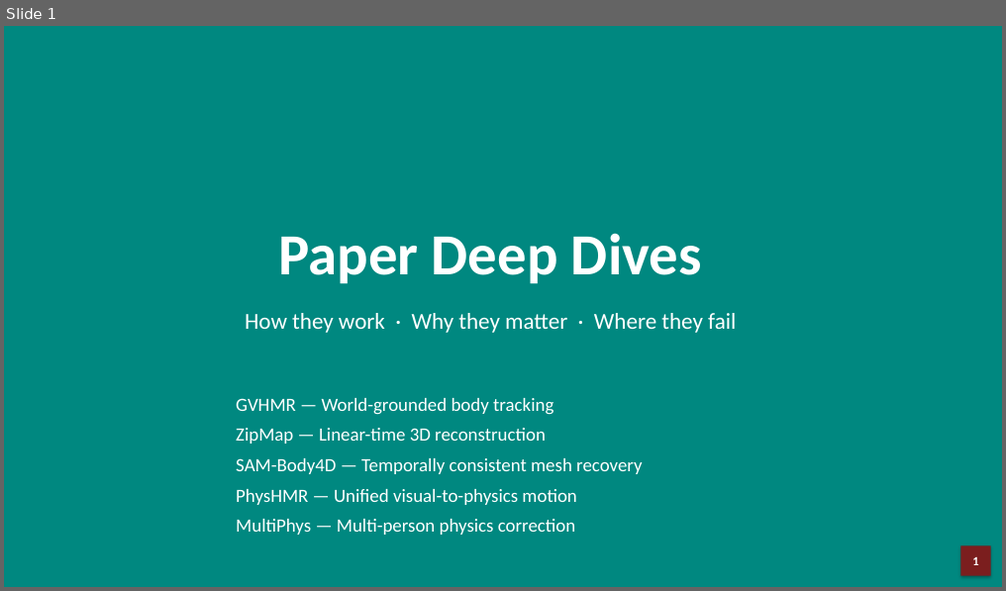
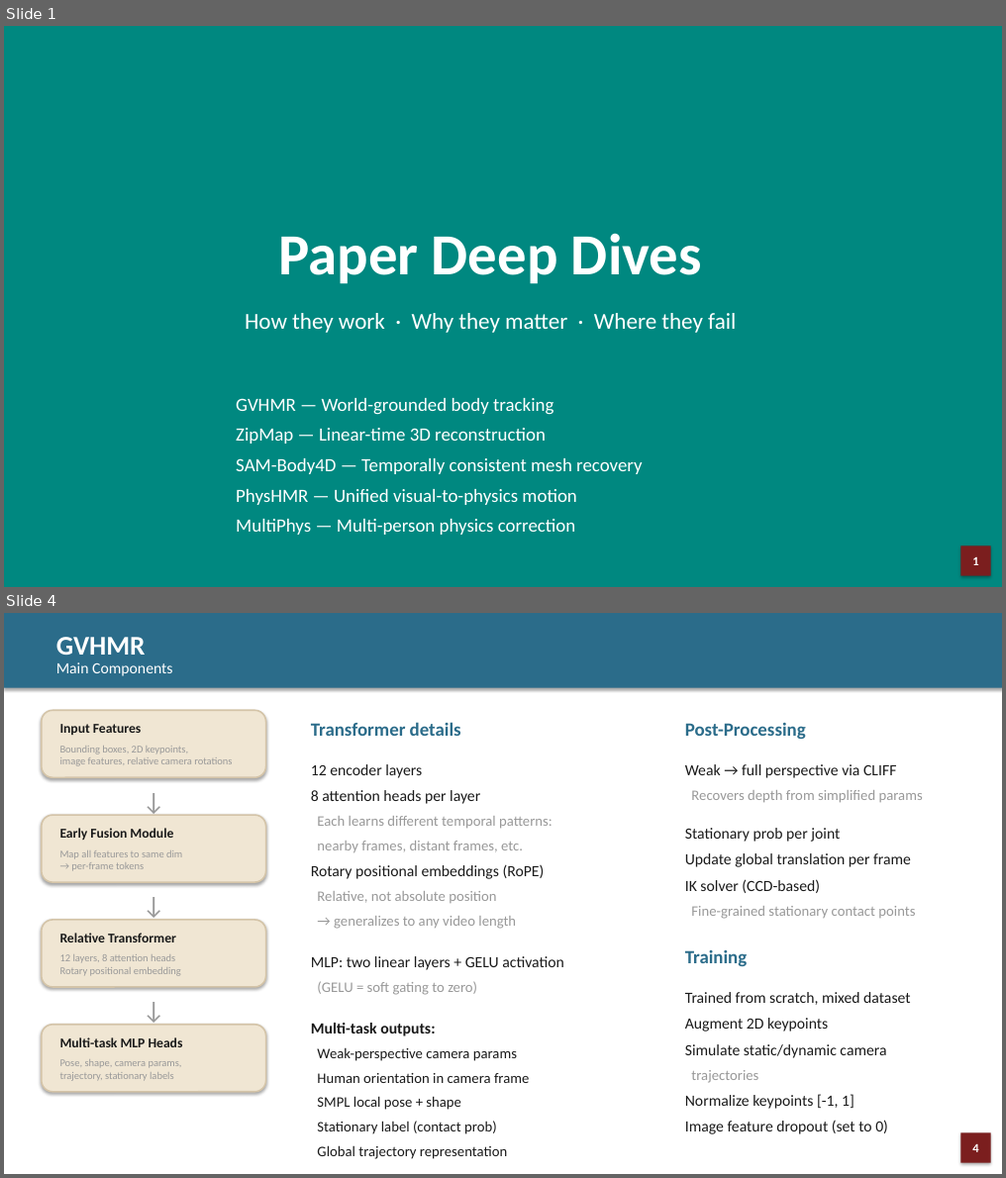
Before and after one commit to JCNTH/Pact3D, a slide deck: Paper_DeepDives.pptx. Shown one above the other, each under a label of ours: slide 1 before the commit, slides 1 and 4 after it; the slides between them are not shown. The pictures are 1006x591 and 1006x1178 pixels, drawn with LibreOffice and Linux fonts; fonts in the diff are those of the drawing. Boxes give left, top, right and bottom in pixels: in the first picture for what was removed or moved away, otherwise in the second. Text is boxed around its words. In the diff, an @@ line names an element or a change of style, - is before the commit and + after.

```diff
--- a/Paper_DeepDives.pptx
+++ b/Paper_DeepDives.pptx
@@ slide 4 added at [4, 613, 1002, 1174], background #FFFFFF @@
@@ rectangle added at [4, 613, 1002, 688], fill #2B6C8A @@
@@ text added at [56, 637, 146, 655], 26 pt, text #FFFFFF, bold @@
+GVHMR
@@ text added at [56, 663, 172, 676], 15 pt, text #FFFFFF @@
+Main Components
@@ rounded rectangle added at [42, 710, 266, 777], fill #F0E6D3, outline #D4C4A8 1.5 pt @@
@@ text added at [60, 724, 141, 735], 13 pt, text #1A1A1A, bold @@
+Input Features
@@ text added at [311, 722, 564, 1135], 14 pt, text #1A1A1A @@
+Transformer details
+12 encoder layers
+8 attention heads per layer
+Each learns different temporal patterns:
+nearby frames, distant frames, etc.
+Rotary positional embeddings (RoPE)
+Relative, not absolute position
+→ generalizes to any video length
+MLP: two linear layers + GELU activation
+(GELU = soft gating to zero)
+Multi-task outputs:
+Weak-perspective camera params
+Human orientation in camera frame
+SMPL local pose + shape
+Stationary label (contact prob)
+Global trajectory representation
@@ text added at [685, 722, 923, 1135], 15 pt, text #1A1A1A @@
+Post-Processing
+Weak → full perspective via CLIFF
+Recovers depth from simplified params
+Stationary prob per joint
+Update global translation per frame
+IK solver (CCD-based)
+Fine-grained stationary contact points
+Training
+Trained from scratch, mixed dataset
+Augment 2D keypoints
+Simulate static/dynamic camera
+trajectories
+Normalize keypoints [-1, 1]
+Image feature dropout (set to 0)
@@ text added at [60, 746, 232, 766], 10 pt, text #999999 @@
+Bounding boxes, 2D keypoints,
+image features, relative camera rotations
@@ text added at [135, 781, 172, 811], 24 pt, text #999999 @@
+↓
@@ rounded rectangle added at [42, 815, 266, 882], fill #F0E6D3, outline #D4C4A8 1.5 pt @@
@@ text added at [60, 828, 173, 840], 13 pt, text #1A1A1A, bold @@
+Early Fusion Module
@@ text added at [60, 851, 182, 871], 10 pt, text #999999 @@
+Map all features to same dim
+→ per-frame tokens
@@ text added at [135, 886, 172, 916], 24 pt, text #999999 @@
+↓
@@ rounded rectangle added at [42, 920, 266, 987], fill #F0E6D3, outline #D4C4A8 1.5 pt @@
@@ text added at [60, 933, 176, 943], 13 pt, text #1A1A1A, bold @@
+Relative Transformer
@@ text added at [60, 955, 181, 976], 10 pt, text #999999 @@
+12 layers, 8 attention heads
+Rotary positional embedding
@@ text added at [135, 991, 172, 1021], 24 pt, text #999999 @@
+↓
@@ rounded rectangle added at [42, 1025, 266, 1092], fill #F0E6D3, outline #D4C4A8 1.5 pt @@
@@ text added at [60, 1038, 183, 1048], 13 pt, text #1A1A1A, bold @@
+Multi-task MLP Heads
@@ text added at [60, 1059, 182, 1081], 10 pt, text #999999 @@
+Pose, shape, camera params,
+trajectory, stationary labels
@@ rectangle added at [960, 1134, 991, 1163], fill #7B1E1E, 12 pt, text #FFFFFF, bold @@
+4
```
Also in this commit, not shown: 10 slides changed, 10 other slides added, 6 slides removed, 1 other file.
